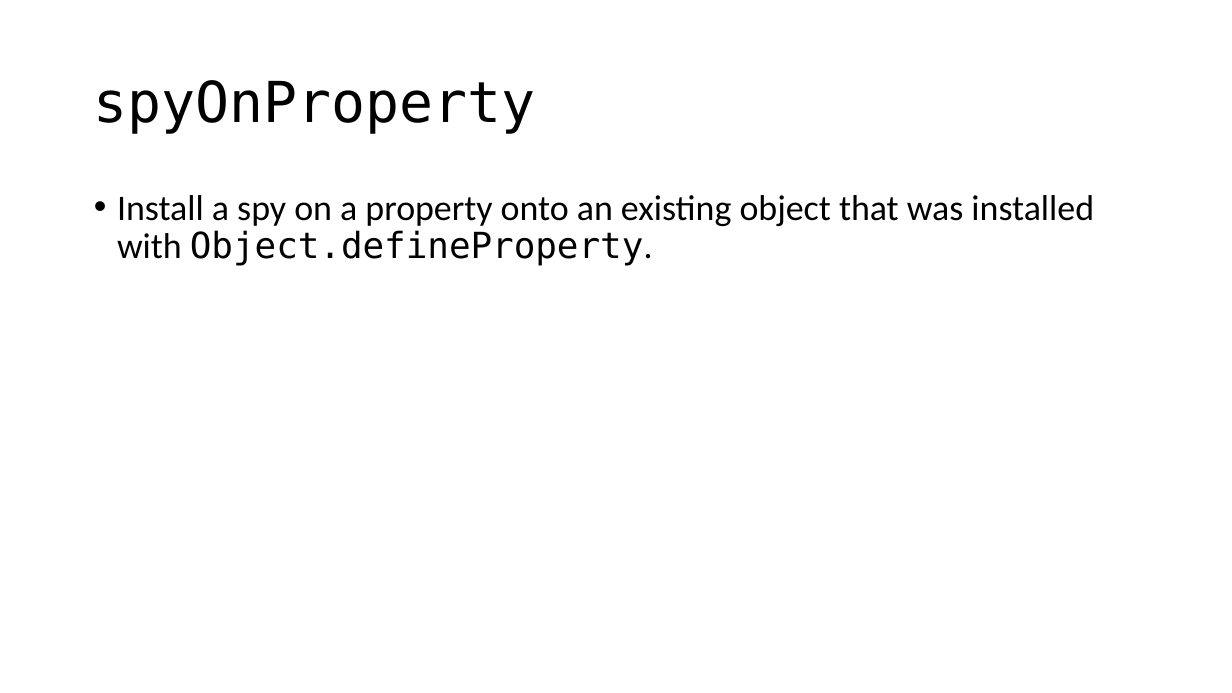
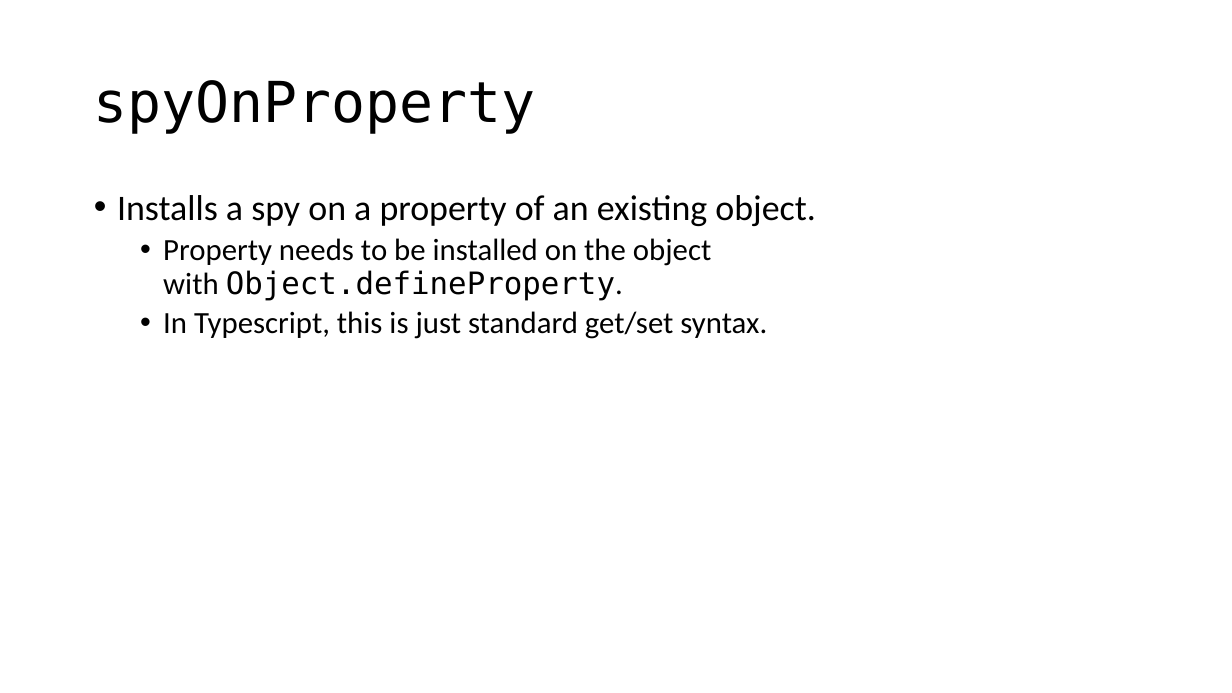
Before and after one commit to cebartling/test-driven, a slide deck: slide 19 of presentations/Introduction to Jasmine Framework.pptx. Drawn at 1232x693 pixels with LibreOffice and Linux fonts; fonts in the diff are those of the drawing. Boxes give left, top, right and bottom in pixels: in the first picture for what was removed or moved away, otherwise in the second. Text is boxed around its words. In the diff, an @@ line names an element or a change of style, - is before the commit and + after.

```diff
--- a/presentations/Introduction to Jasmine Framework.pptx
+++ b/presentations/Introduction to Jasmine Framework.pptx
@@ text at [117,195,815,339]: text changed; size 28 to 24 pt @@
-• Install a spy on a property onto an existing object that was installed with Object.defineProperty.
+• Installs a spy on a property of an existing object.
+  • Property needs to be installed on the object with Object.defineProperty.
+  • In Typescript, this is just standard get/set syntax.
```
Also in this commit, not shown: 5 other slides changed.
